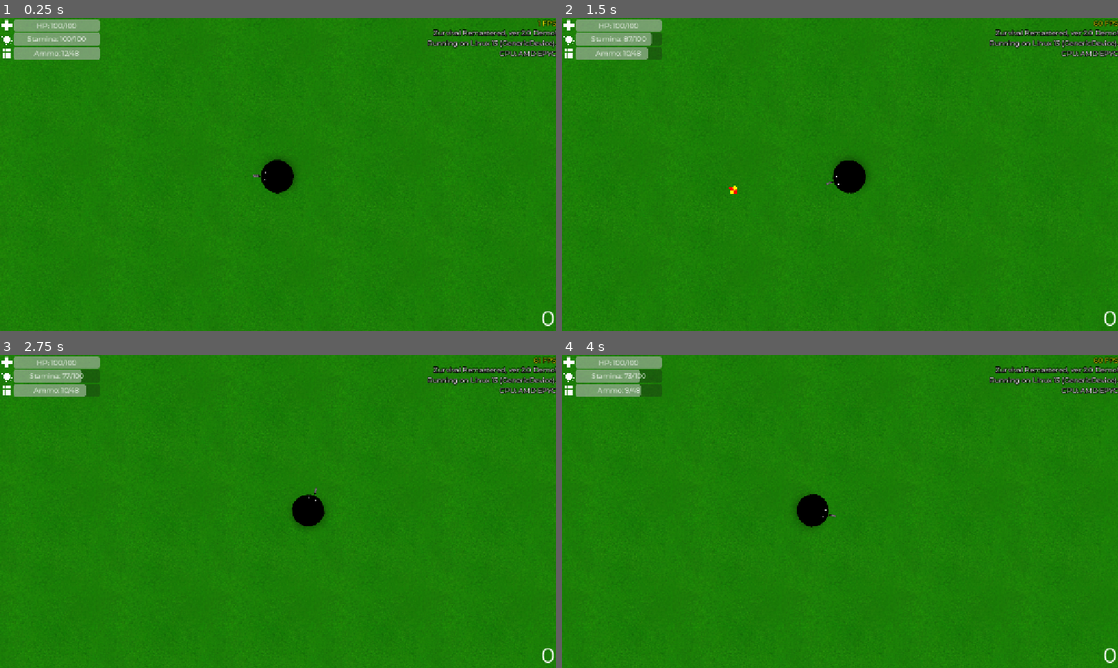
Above: before the commit, frames 1-4 (two rows, left to right).
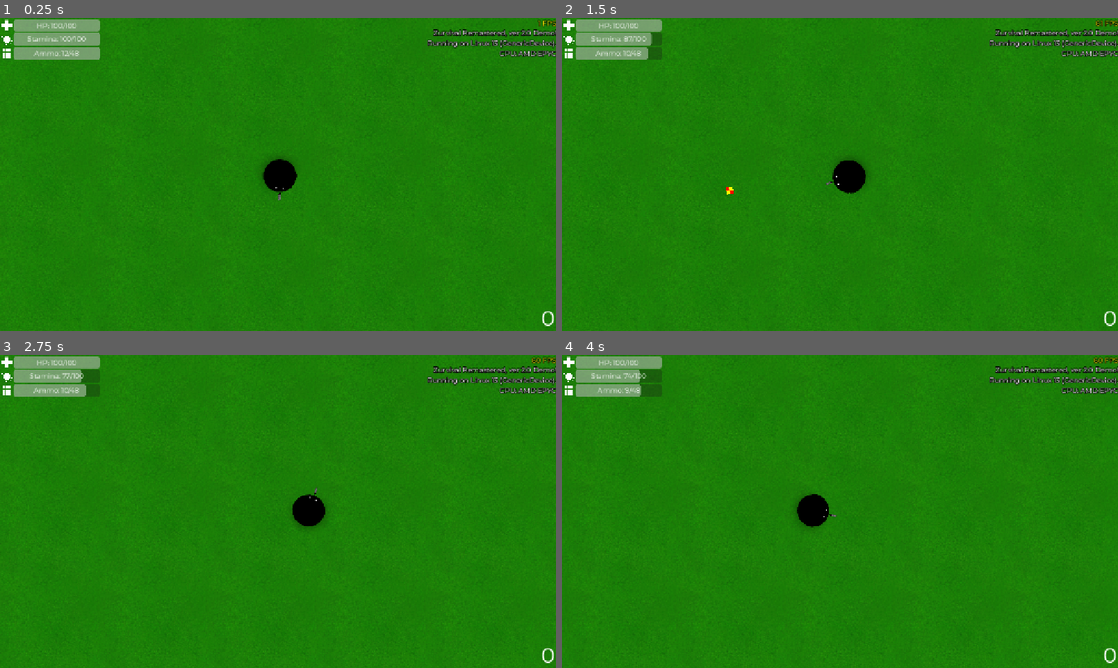
Above: after the commit, the same moments.

Repository: klodskateam/zurvival-remastered
Game: Godot game, scene res://game.tscn
Two runs of this game, one before a commit and one after it. Both use one fixed random seed, a clock stepped at 60 frames per second and the inputs below. This scene is started directly instead of the project's main scene.
Inputs (mouse positions are in pixels of both pictures, inside the frame that each line leads up to):
- Up to frame 1 (0.25 s): no input
- Up to frame 2 (1.5 s): move the mouse to (962, 158) at 0.52 s; hold D (right) 0.53-1.25 s; hold Shift (run) 0.53-1.25 s; click (962, 158) at 0.67 s; drag from (728, 190) to (812, 237) at 1.27 s
- Up to frame 3 (2.75 s): move the mouse to (333, 442) at 2.02 s; hold D (right) from 2.03 s (still down); hold Shift (run) from 2.03 s (still down)
- Up to frame 4 (4 s): release D (right) at 2.75 s; release Shift (run) at 2.75 s; drag from (812, 574) to (673, 464) at 2.77 s; move the mouse to (1006, 558) at 3.52 s; hold A (left) from 3.53 s (still down); hold Shift (run) from 3.53 s (still down)

The runs differ from the first frame. In frame 1, 0.1% of the frame differs, in the area x 45-54%, y 45-59%; in frame 2, 0.1%; in frame 3, less than 0.1%; in frame 4, less than 0.1%.
Error in both runs: Invalid type in function 'set_locale' in base 'TranslationServer'. Cannot convert argument 1 from Nil to String. (res://global.gd:24)

Commit message:
delta & тики

Diff:
--- a/player.gd
+++ b/player.gd
@@ -87,7 +87,7 @@
 		look_at(get_global_mouse_position())
 		rotate(PI / 2)
 	if DELAY <= 1:
-		DELAY += 0.075
+		DELAY += 5.3 * delta
 		print(DELAY)
 
 
@@ -135,6 +135,7 @@
 func bullets_reload():
 	if (BULLETS == 0) and (ZAPAS_BULLETS >= 12):
 		BULLETS = MAX_BULLETS
+		DELAY = 0
 		ZAPAS_BULLETS -= 12
 		$ReloadSound.pitch_scale = randf_range(0.94, 1.05)
 		$ReloadSound.play()
--- a/project.godot
+++ b/project.godot
@@ -135,6 +135,10 @@
 2d_physics/layer_4="bullet"
 2d_physics/layer_5="system"
 
+[physics]
+
+common/physics_ticks_per_second=90
+
 [rendering]
 
 renderer/rendering_method="mobile"
